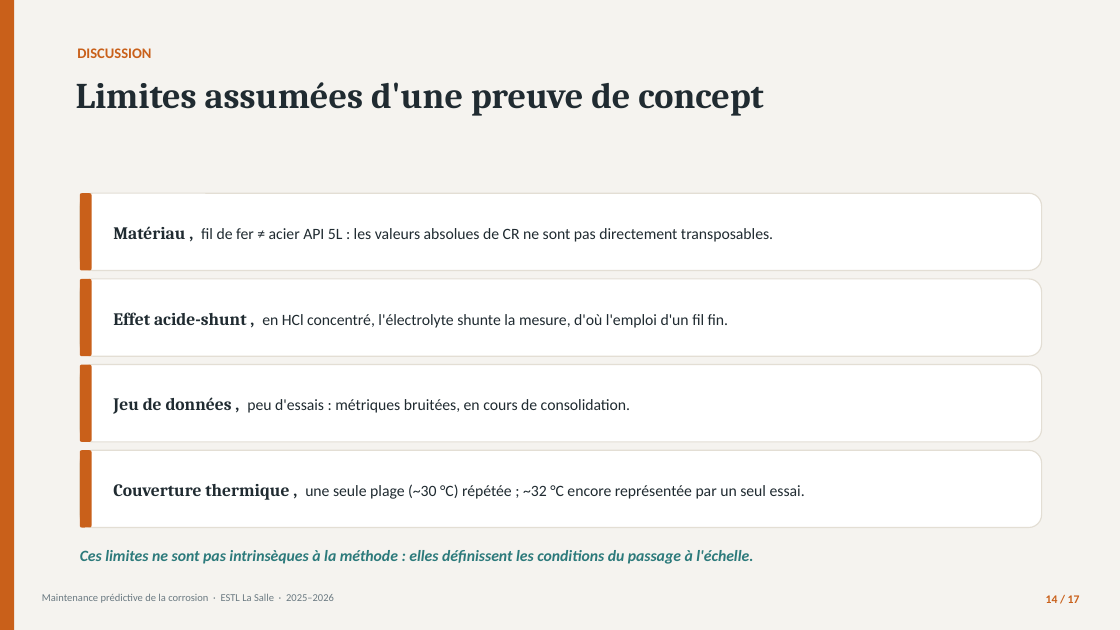
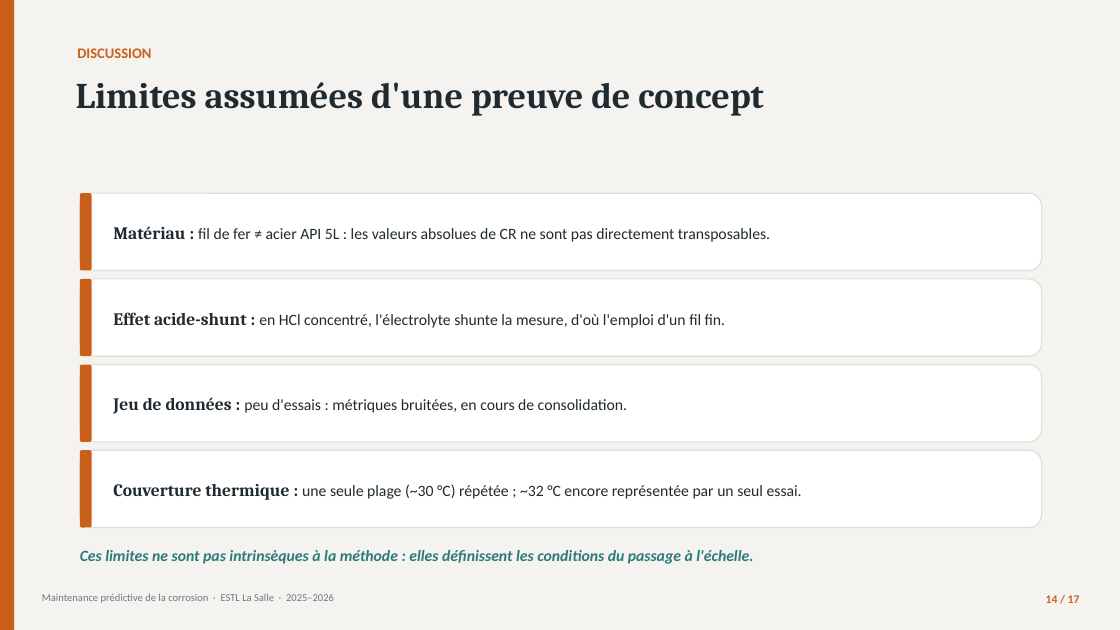
Before and after one commit to londola13/predictive-maintenance-corrosion, a slide deck: slide 14 of soutenance/Soutenance_Corrosion_BATOUMBI.pptx. Drawn at 1120x630 pixels with LibreOffice and Linux fonts; fonts in the diff are those of the drawing. Boxes give left, top, right and bottom in pixels: in the first picture for what was removed or moved away, otherwise in the second. Text is boxed around its words. In the diff, an @@ line names an element or a change of style, - is before the commit and + after.

```diff
--- a/soutenance/Soutenance_Corrosion_BATOUMBI.pptx
+++ b/soutenance/Soutenance_Corrosion_BATOUMBI.pptx
@@ text at (113,226,770,242): text changed @@
-Matériau , fil de fer ≠ acier API 5L : les valeurs absolues de CR ne sont pas directement transposables.
+Matériau : fil de fer ≠ acier API 5L : les valeurs absolues de CR ne sont pas directement transposables.
@@ text at (113,312,725,328): text changed @@
-Effet acide-shunt , en HCl concentré, l'électrolyte shunte la mesure, d'où l'emploi d'un fil fin.
+Effet acide-shunt : en HCl concentré, l'électrolyte shunte la mesure, d'où l'emploi d'un fil fin.
@@ text at (113,397,627,414): text changed @@
-Jeu de données , peu d'essais : métriques bruitées, en cours de consolidation.
+Jeu de données : peu d'essais : métriques bruitées, en cours de consolidation.
@@ text at (113,484,802,500): text changed @@
-Couverture thermique , une seule plage (~30 °C) répétée ; ~32 °C encore représentée par un seul essai.
+Couverture thermique : une seule plage (~30 °C) répétée ; ~32 °C encore représentée par un seul essai.
```
Also in this commit, not shown: 8 other slides changed, 1 other file.
